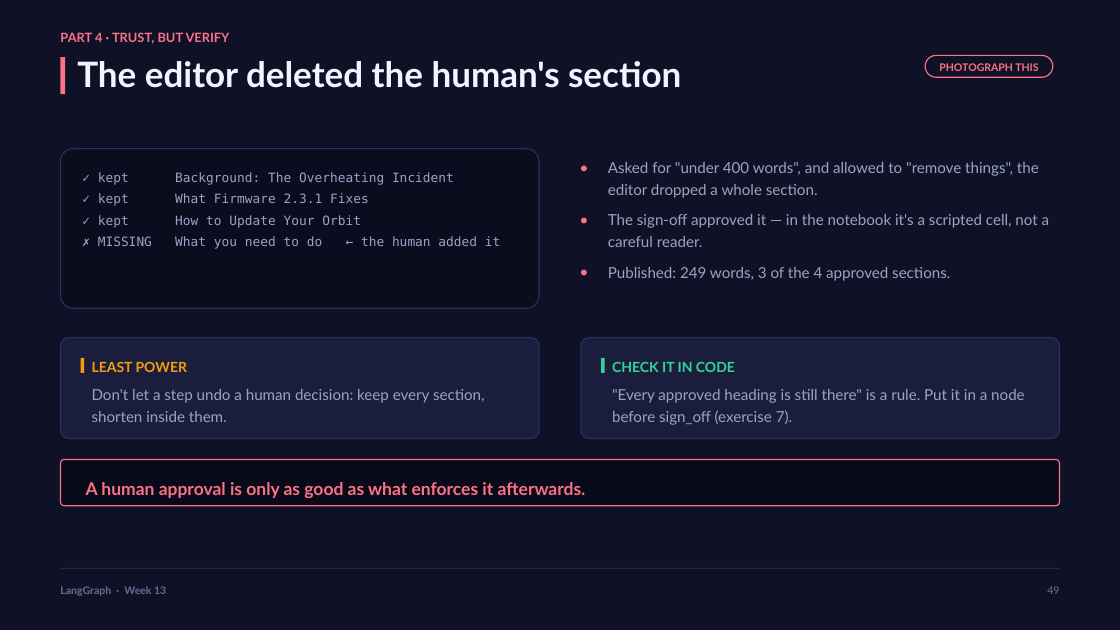
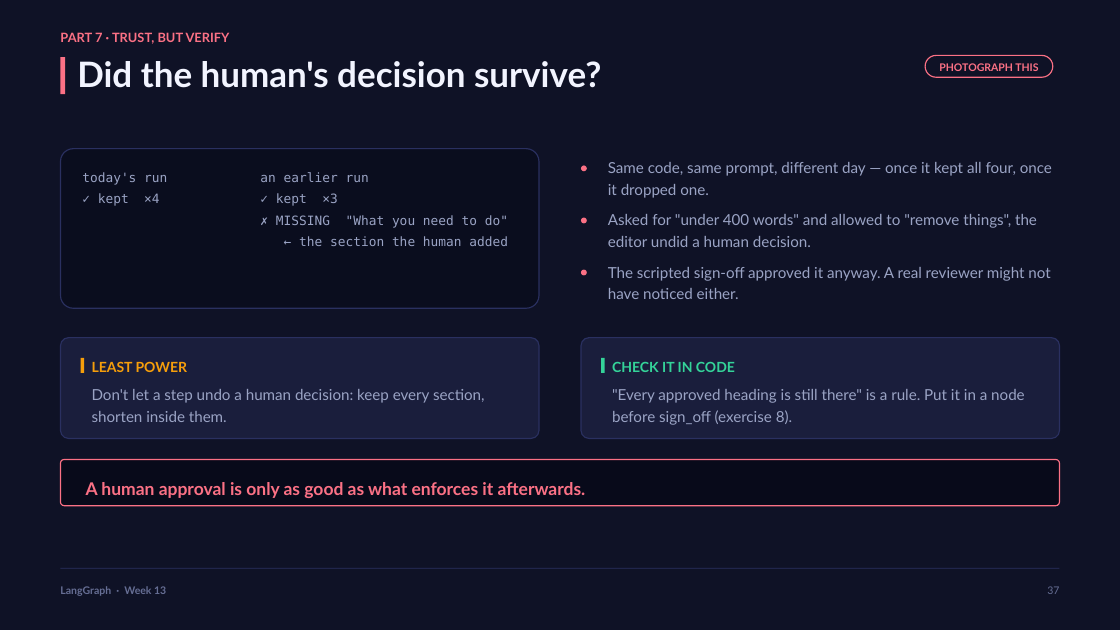
Before and after one commit to outskill-git/GenAIEngineering-Cohort6, a slide deck: slide 37 of Week13/LangGraph - Week 13.pptx (slide 49 before the commit). Drawn at 1120x630 pixels with LibreOffice and Linux fonts; fonts in the diff are those of the drawing. Boxes give left, top, right and bottom in pixels: in the first picture for what was removed or moved away, otherwise in the second. Text is boxed around its words. In the diff, an @@ line names an element or a change of style, - is before the commit and + after.

Commit message:
Week13: merge human-in-the-loop and multi-agent teams into one session-3 notebook and deck

```diff
--- a/Week13/LangGraph - Week 13.pptx
+++ b/Week13/LangGraph - Week 13.pptx
@@ text at (60,32,230,44): text changed @@
-PART 4 · TRUST, BUT VERIFY
+PART 7 · TRUST, BUT VERIFY
@@ text at (77,61,601,88): text changed @@
-The editor deleted the human's section
+Did the human's decision survive?
@@ text at (82,172,508,246): text changed @@
-✓ kept Background: The Overheating Incident
-✓ kept What Firmware 2.3.1 Fixes
-✓ kept How to Update Your Orbit
-✗ MISSING What you need to do ← the human added it
+today's run an earlier run
+✓ kept ×4 ✓ kept ×3
+✗ MISSING "What you need to do"
+← the section the human added
@@ text at (608,162,1052,198): text changed @@
-Asked for "under 400 words", and allowed to "remove things", the editor dropped a whole section.
+Same code, same prompt, different day — once it kept all four, once it dropped one.
@@ text at (608,214,1037,247): text changed @@
-The sign-off approved it — in the notebook it's a scripted cell, not a careful reader.
+Asked for "under 400 words" and allowed to "remove things", the editor undid a human decision.
@@ text at (608,267,1050,299): text changed @@
-Published: 249 words, 3 of the 4 approved sections.
+The scripted sign-off approved it anyway. A real reviewer might not have noticed either.
@@ text at (612,389,1025,425): text changed @@
-"Every approved heading is still there" is a rule. Put it in a node before sign_off (exercise 7).
+"Every approved heading is still there" is a rule. Put it in a node before sign_off (exercise 8).
@@ text at (1047,586,1059,594): text changed @@
-49
+37
```
Also in this commit, not shown: 13 other slides changed, 3 slides added, 15 slides removed, 2 other files.
